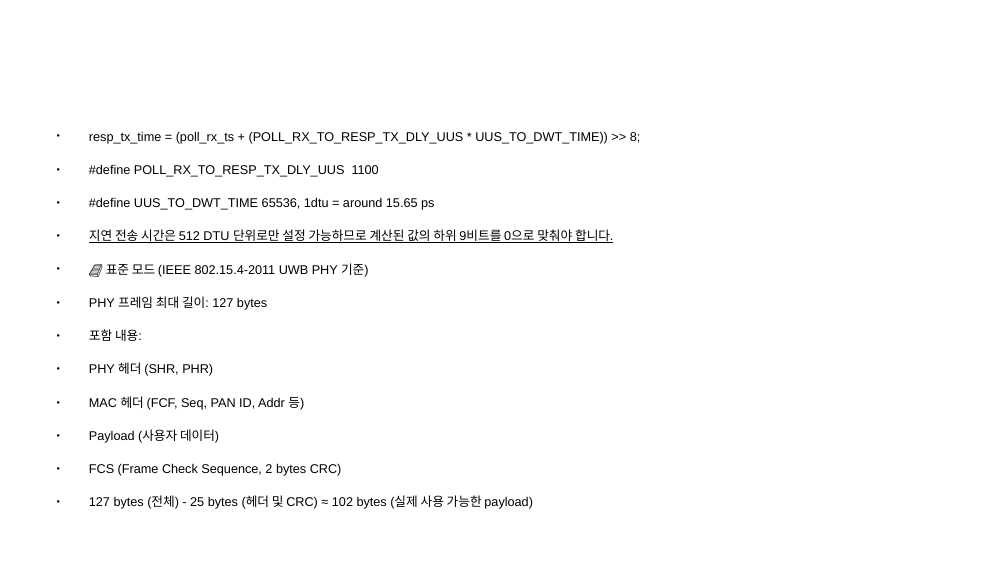
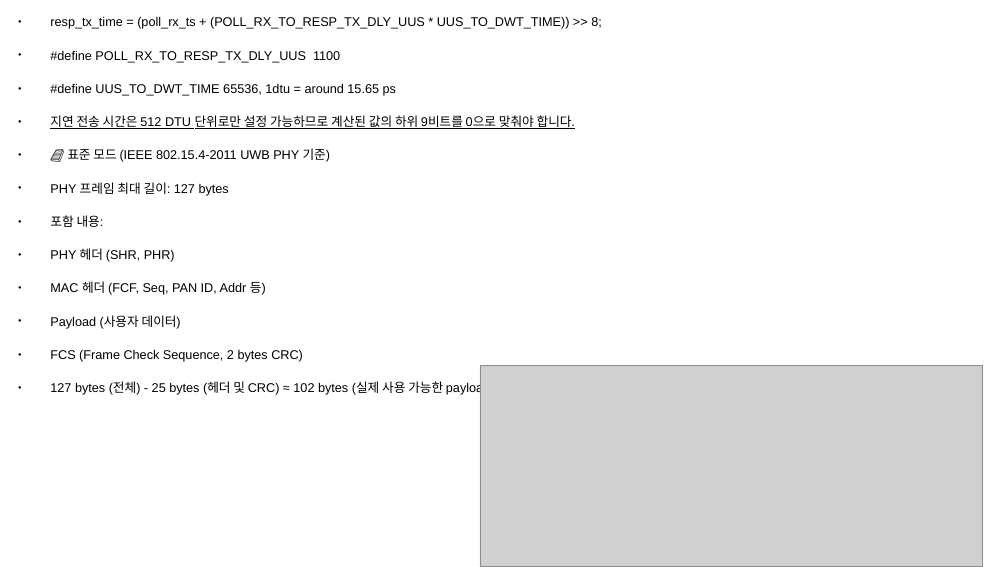
Before and after one commit to Shinjinok/dwm1001_ex, a slide deck: slide 16 of DWm1001_EXAMPLE_BUILD.odp. Drawn at 1008x567 pixels with LibreOffice and Linux fonts; fonts in the diff are those of the drawing; grey boxes stand for pictures. Boxes give left, top, right and bottom in pixels: in the first picture for what was removed or moved away, otherwise in the second. Text is boxed around its words. In the diff, an @@ line names an element or a change of style, - is before the commit and + after.

```diff
--- a/DWm1001_EXAMPLE_BUILD.odp
+++ b/DWm1001_EXAMPLE_BUILD.odp
@@ text "resp_tx_time = (poll_rx_ts + (POLL_RX_TO_RESP_TX_DLY_UUS ..." moved from (x1=89, y1=131, x2=641, y2=509) to (x1=50, y1=16, x2=602, y2=395) @@
@@ text at (x1=50, y1=381, x2=495, y2=395): text changed @@
-● 127 bytes (전체) - 25 bytes (헤더 및 CRC) ≈ 102 bytes (실제 사용 가능한 payload)
+● 127 bytes (전체) - 25 bytes (헤더 및 CRC) ≈ 102 bytes (실제 사용 가능한 payload) TFLEN 7bit
@@ picture added at (x1=480, y1=365, x2=983, y2=567) @@
```
Also in this commit, not shown: 1 other slide changed, 4 slides added, 3 other files.
